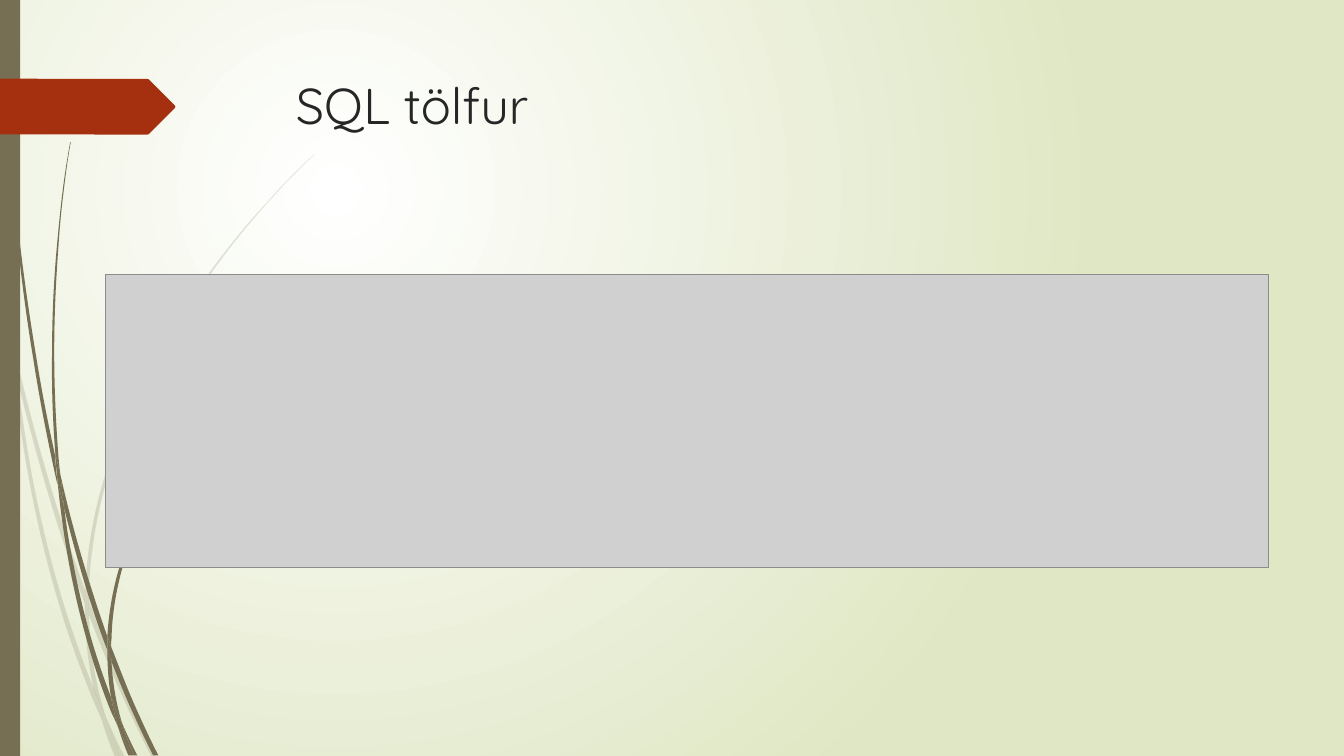
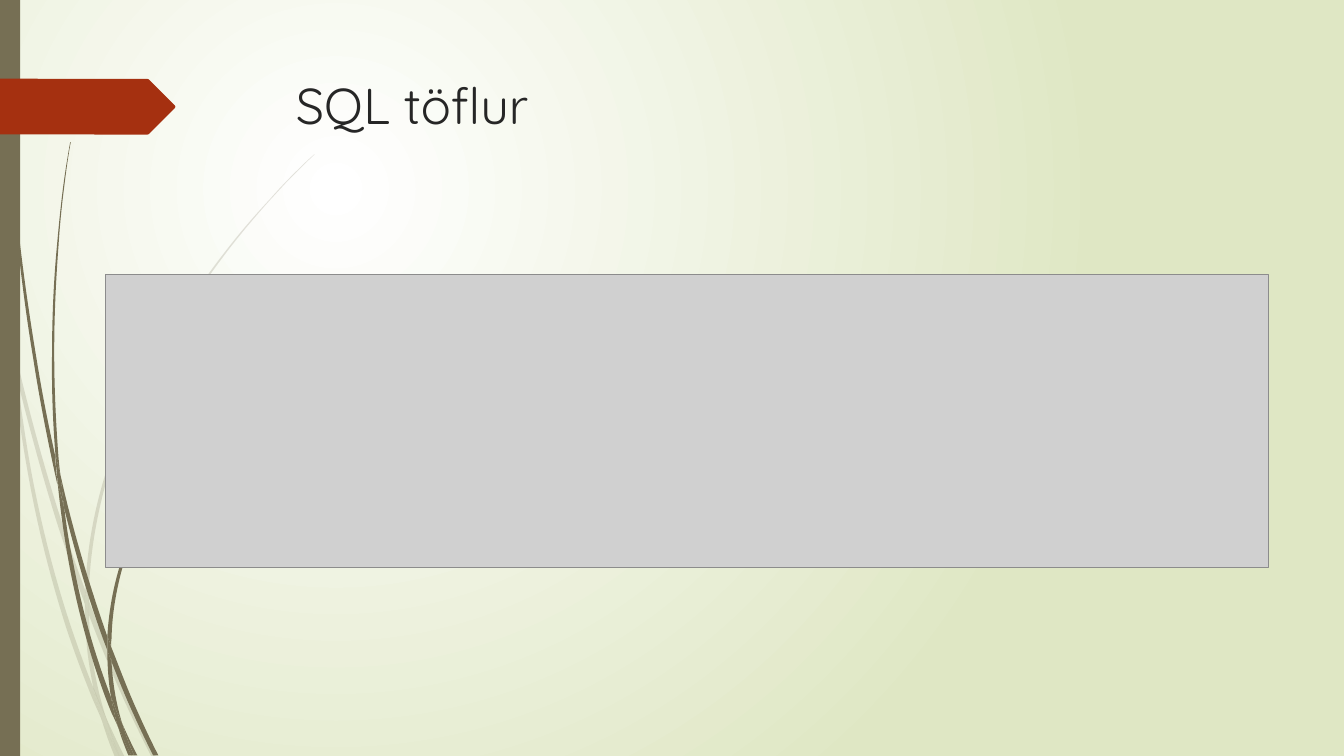
Before and after one commit to thortom/T-316-GAVI, a slide deck: slide 4 of Verkefni3/kynning/Kynning.pptx. Drawn at 1344x756 pixels with LibreOffice and Linux fonts; fonts in the diff are those of the drawing; grey boxes stand for pictures. Boxes give left, top, right and bottom in pixels: in the first picture for what was removed or moved away, otherwise in the second. Text is boxed around its words. In the diff, an @@ line names an element or a change of style, - is before the commit and + after.

Commit message:
kundf234

```diff
--- a/Verkefni3/kynning/Kynning.pptx
+++ b/Verkefni3/kynning/Kynning.pptx
@@ title at <box>296,86,529,133</box>: text changed @@
-SQL tölfur
+SQL töflur
```
